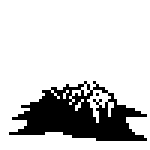
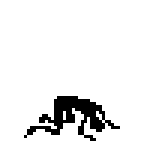
The second 150 x 150 image is a revision of the first. Changes to its layers:
added layer "Layer 7" above "Layer 3 copy" over [24, 96, 120, 141]
hid "Layer 3 copy" over [9, 81, 147, 141]
